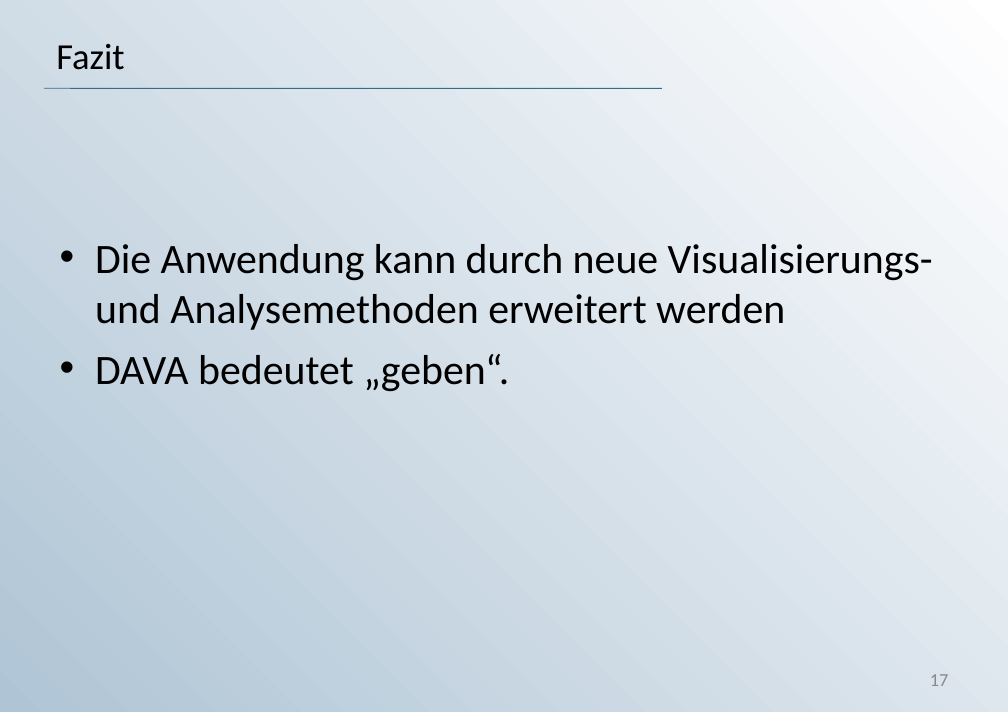
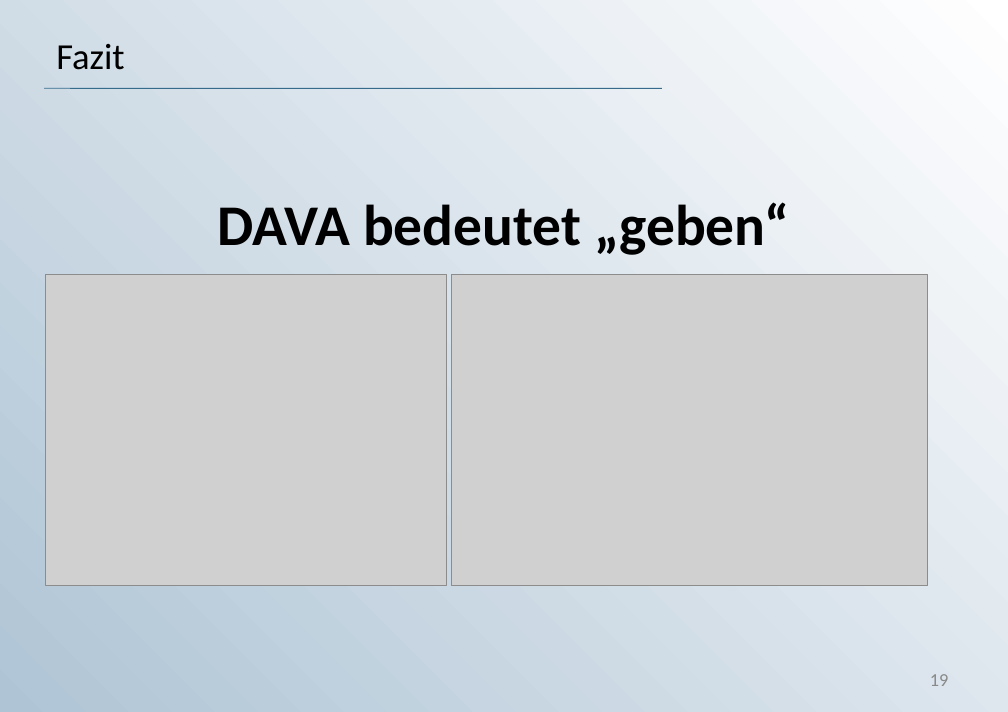
Before and after one commit to KaterinaKirova/Exam-DAVA, a slide deck: slide 19 of Präsentation_DAVA_Prüfung.ppt (slide 17 before the commit). Drawn at 1008x712 pixels with LibreOffice and Linux fonts; fonts in the diff are those of the drawing; grey boxes stand for pictures; background and template pictures are left out. Boxes give left, top, right and bottom in pixels: in the first picture for what was removed or moved away, otherwise in the second. Text is boxed around its words. In the diff, an @@ line names an element or a change of style, - is before the commit and + after.

Commit message:
new version Presentation

```diff
--- a/Präsentation_DAVA_Prüfung.ppt
+++ b/Präsentation_DAVA_Prüfung.ppt
@@ text at (217,202,790,255): text changed; size 32 to 44 pt; bold on @@
-• Die Anwendung kann durch neue Visualisierungs- und Analysemethoden erweitert werden
-• DAVA bedeutet „geben“.
+DAVA bedeutet „geben“
@@ picture added at (45,274,446,585) @@
@@ picture added at (452,274,928,585) @@
@@ page number at (930,674,949,686): text changed @@
-17
+19
```
Also in this commit, not shown: 4 other slides changed, 3 slides added, 1 slide removed.
